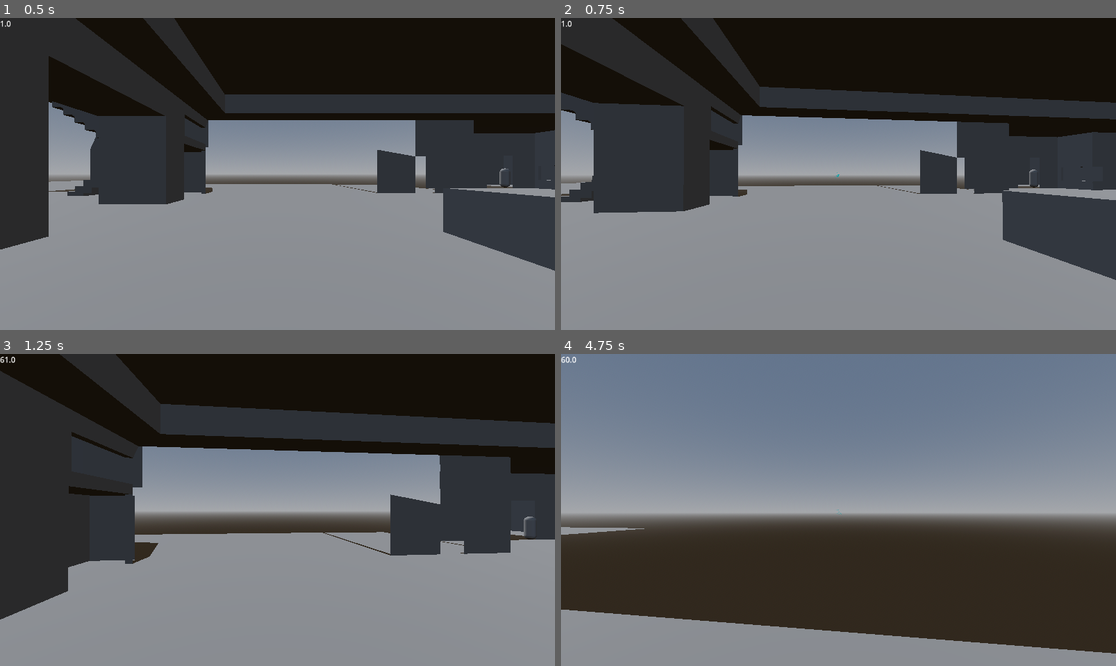
Above: before the commit, frames 1-4 (two rows, left to right).
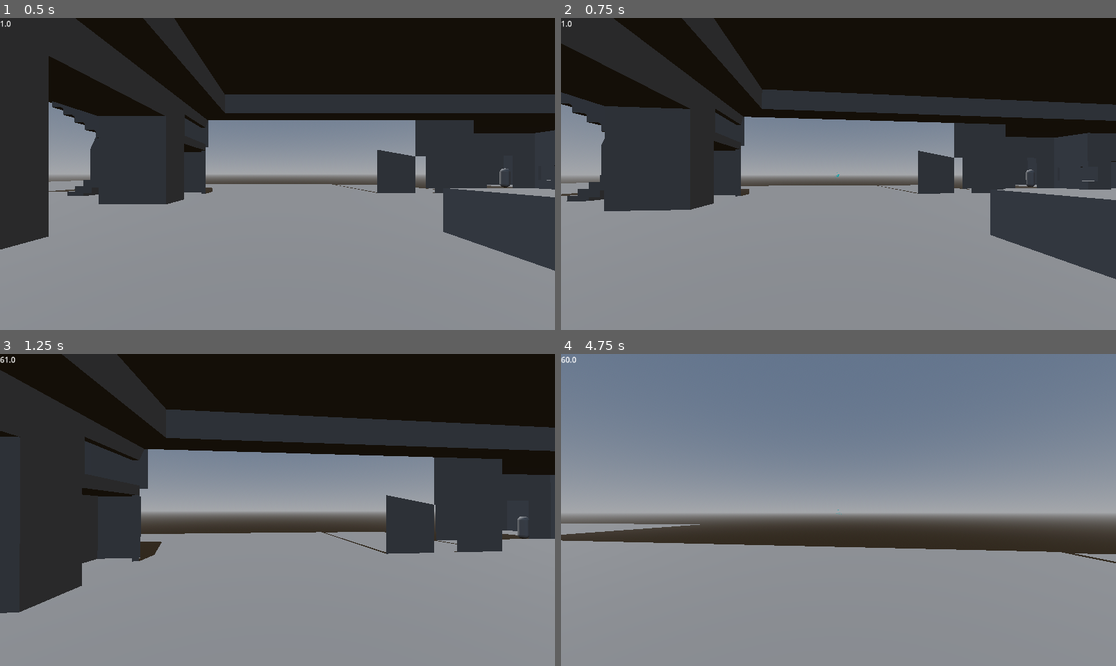
Above: after the commit, the same moments.

Repository: mFieldHouses/phase-two-the-dre-files
Game: Godot game, scene res://scenes/base_scene.tscn
Same seed, same stepped clock (60 frames per second), same inputs: the game is played once before the commit and once after it.
Inputs (mouse positions are in pixels of both pictures, inside the frame that each line leads up to):
- Up to frame 1 (0.5 s): no input
- Up to frame 2 (0.75 s): tap Enter at 0.5 s; move the mouse to (866, 174) at 0.52 s; hold W (forward) from 0.53 s (still down); click (866, 174) at 0.6 s
- Up to frame 3 (1.25 s): keep holding W (forward); tap Space (jump) at 0.77, 1.07 s; tap Shift (sprint) at 0.8 s
- Up to frame 4 (4.75 s): keep holding W (forward); move the mouse to (810, 510) at 1.27 s; tap Shift (sprint) at 1.35, 3.05, 4.35 s; tap Space (jump) at 1.52, 1.55, 1.82, 3.02, 3.32, 4.52 s; move the mouse to (849, 503) at 2.02 s; hold Space (jump) 2.03-2.78 s; click (849, 503) at 2.3 s; move the mouse to (832, 516) at 2.77 s; click (832, 516) at 2.85 s; move the mouse to (877, 513) at 3.52 s; hold Space (jump) 3.53-4.28 s; right-click (877, 513) at 3.6 s; move the mouse to (794, 506) at 4.27 s; click (794, 506) at 4.55 s

Frame 1 is identical in both runs. In frame 2, 2.9% of the frame differs, in the area x 0-100%, y 0-84%; in frame 3, 4.2%; in frame 4, 27%, in the area x 0-100%, y 49-96%.

Commit message:
movement update test 1

Diff:
--- a/scenes/character_body_3d.gd
+++ b/scenes/character_body_3d.gd
@@ -25,6 +25,13 @@
 
 var shoot_timeout : float = 0
 var shooting : bool = false
+var count_jump_charge : bool = false
+var jump_charge_timer : float = 0
+var max_jump_charge_time : float = 3.0
+var max_jump_charge_power : float = 10.0
+
+var grip : float = 1.0
+
 @onready var camera : Camera3D = $Camera3D
 
 var camera_position := 0
@@ -39,6 +46,11 @@
 func _physics_process(delta: float) -> void:
 	camera_time += delta
 	shoot_timeout -= delta
+	if count_jump_charge:
+		jump_charge_timer += delta
+
+	grip = float(is_on_floor()) * 0.8 + 0.2
+	print(sqrt(grip))
 
 	# Add the gravity.
 	if not is_on_floor():
@@ -50,12 +62,9 @@
 			velocity.y = JUMP_VELOCITY
 	var input_dir := Input.get_vector("left", "right", "forward", "backward")
 	var direction := (transform.basis * Vector3(input_dir.x, 0, input_dir.y)).normalized()
-	if direction:
-		velocity.x = lerp(velocity.x, direction.x * SPEED + (direction.x * SPRINT_SPEED_DELTA * int(sprinting)), 0.3)
-		velocity.z = lerp(velocity.z, direction.z * SPEED + (direction.z * SPRINT_SPEED_DELTA * int(sprinting)), 0.3)
-	else:
-		velocity.x *= 0.8
-		velocity.z *= 0.8
+
+	velocity.x = lerp(velocity.x, direction.x * SPEED + (direction.x * SPRINT_SPEED_DELTA * int(sprinting)), 0.3 * grip)
+	velocity.z = lerp(velocity.z, direction.z * SPEED + (direction.z * SPRINT_SPEED_DELTA * int(sprinting)), 0.3 * grip)
 
 	camera.rotation.x = lerp(previous_camera_rotation_x, desired_camera_rotation_x, 0.3)
 	rotation.y = lerp(previous_camera_rotation_y, desired_camera_rotation_y, 0.3)
@@ -104,6 +113,7 @@
 	if event.is_action("shoot_burst") and event.is_pressed() and shoot_timeout <= 0:
 		update_positron_beam()
 		shoot_positron_burst()
+		velocity += camera.global_basis.z * 10
 
 	elif event.is_action("shoot_ray"):
 		shooting = event.is_pressed()
